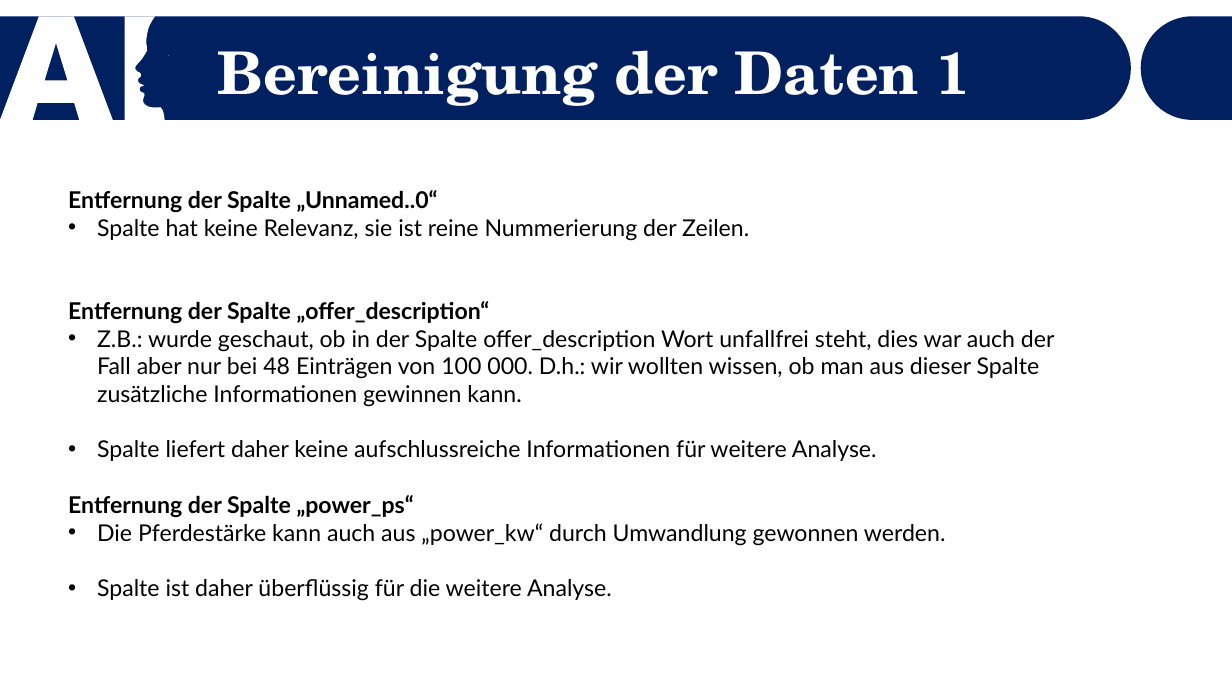
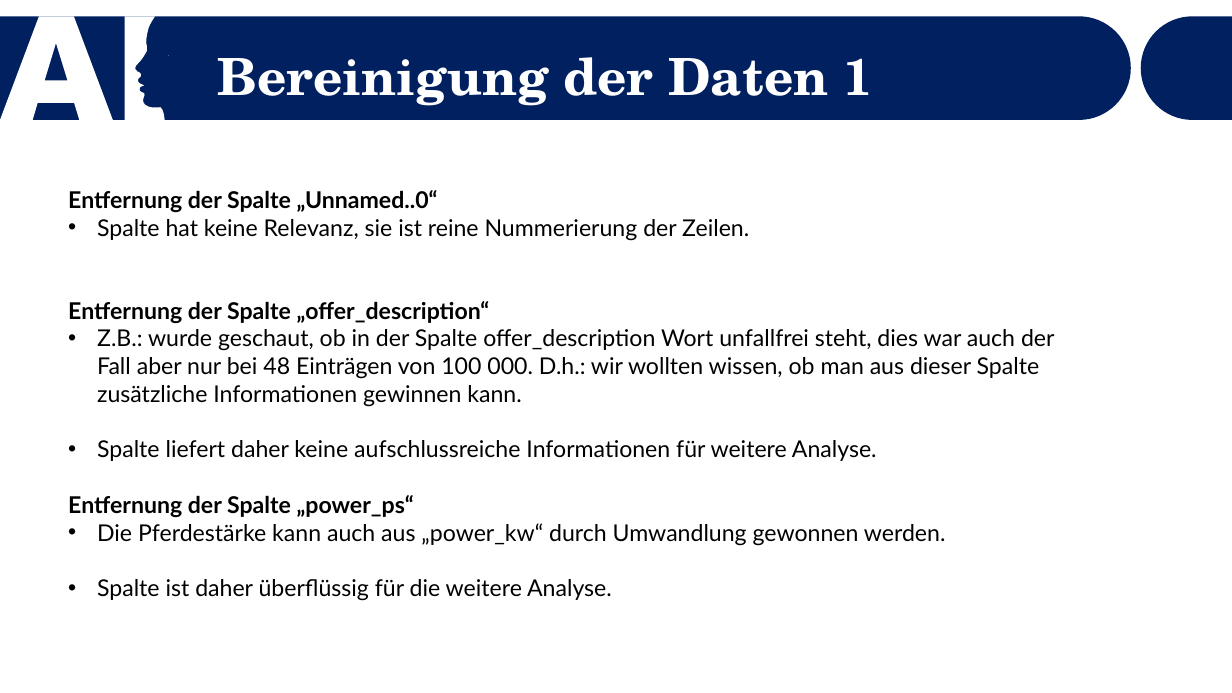
Before and after one commit to Dewin154/Projekt_Machine_Learning, a slide deck: slide 4 of Präsentation_Vorlage.pptx. Drawn at 1232x693 pixels with LibreOffice and Linux fonts; fonts in the diff are those of the drawing. Boxes give left, top, right and bottom in pixels: in the first picture for what was removed or moved away, otherwise in the second. Text is boxed around its words. In the diff, an @@ line names an element or a change of style, - is before the commit and + after.

```diff
--- a/Präsentation_Vorlage.pptx
+++ b/Präsentation_Vorlage.pptx
@@ text "Bereinigung der Daten 1" at (x1=218, y1=57, x2=872, y2=106): size 45.9 to 40 pt; line spacing 0.7 to 0.9 @@
```
Also in this commit, not shown: 8 other slides changed, 1 slide added, 1 slide removed, 1 other file.
